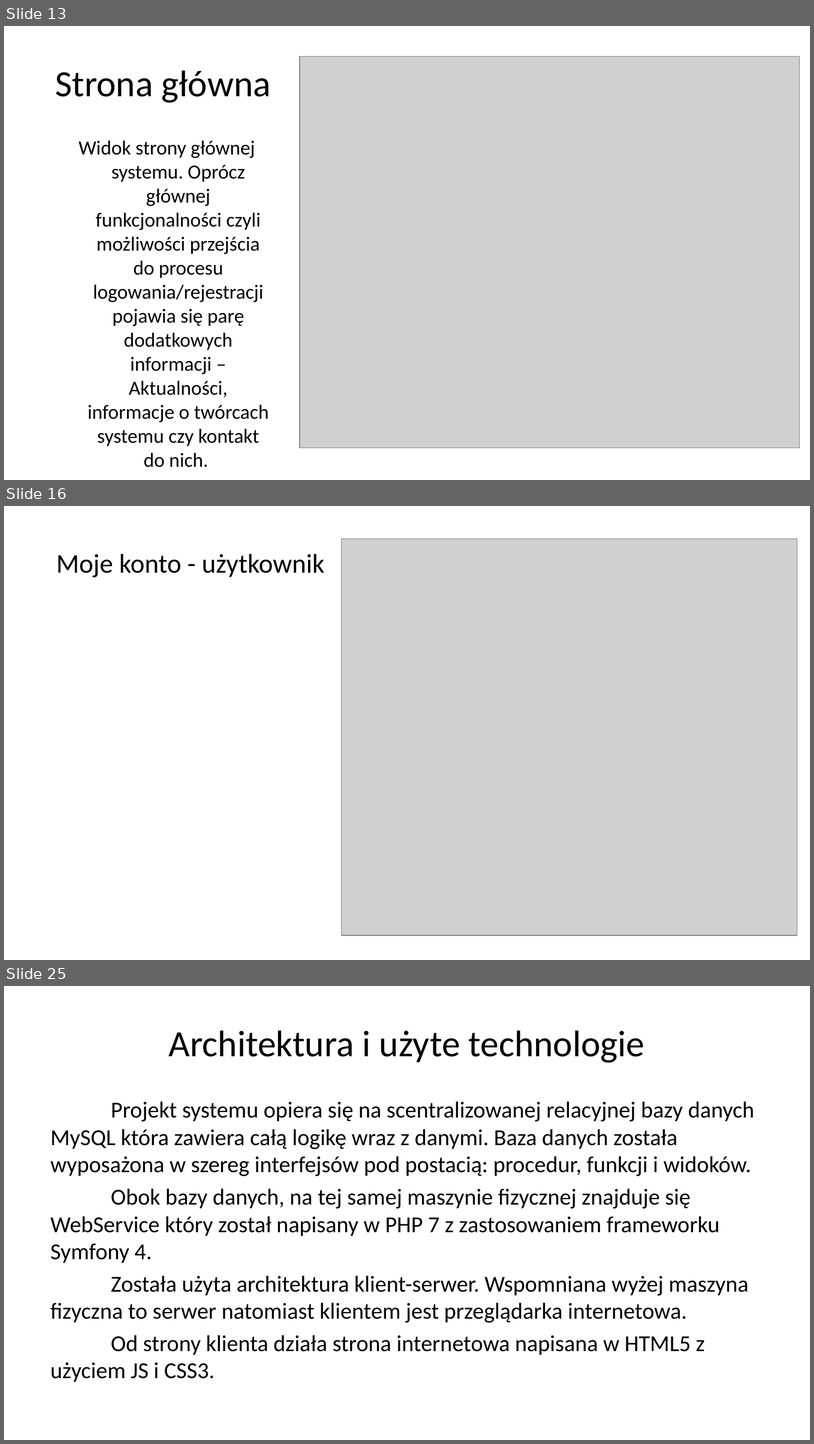
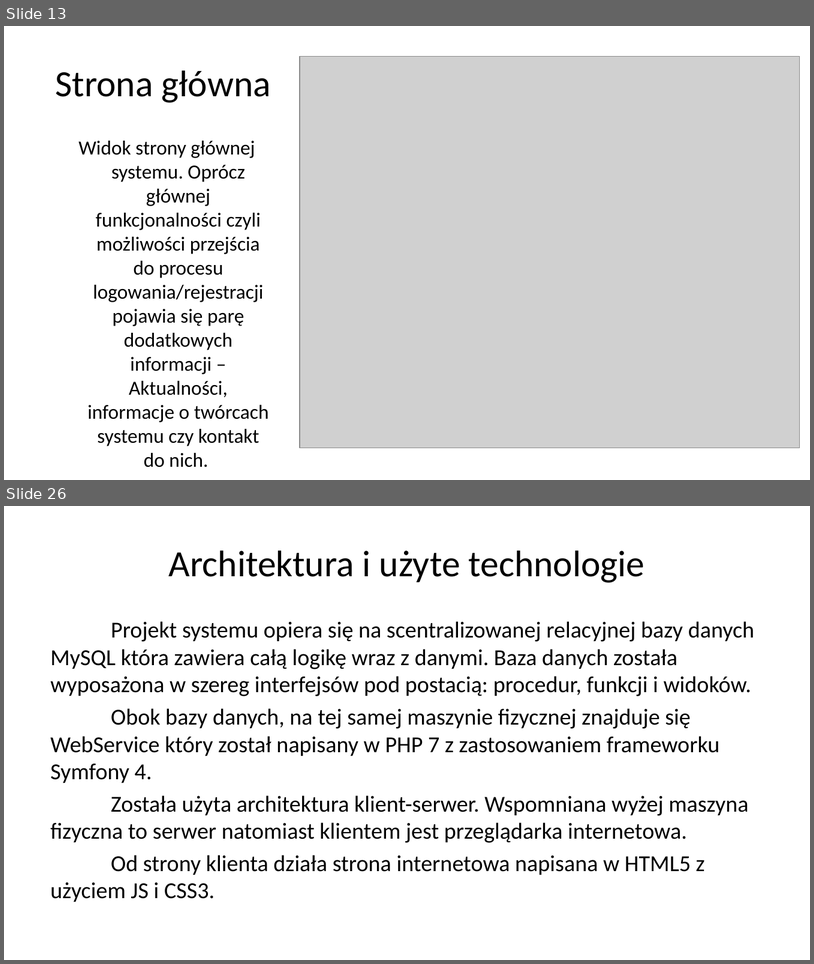
Before and after one commit to bjj-project/accommodation_announcements_documentation, a slide deck: accommodation_announcements_presentation.pptx. Shown one above the other, each under a label of ours: slides 13, 16 and 25 before the commit, slides 13 and 26 after it; the slides between them are not shown. The pictures are 814x1444 and 814x964 pixels, drawn with LibreOffice and Linux fonts; fonts in the diff are those of the drawing; grey boxes stand for pictures; background and template pictures are left out. Boxes give left, top, right and bottom in pixels: in the first picture for what was removed or moved away, otherwise in the second. Text is boxed around its words. In the diff, an @@ line names an element or a change of style, - is before the commit and + after.

```diff
--- a/accommodation_announcements_presentation.pptx
+++ b/accommodation_announcements_presentation.pptx
@@ slide 16 removed at box(4, 506, 810, 960), background picture (left out) @@
@@ picture removed at box(342, 539, 797, 936) @@
@@ title removed at box(56, 554, 325, 577) @@
-Moje konto - użytkownik
@@ what was slide 25 is now slide 26 @@
```
Also in this commit, not shown: 8 slides changed, 7 slides added, 5 other slides removed.
